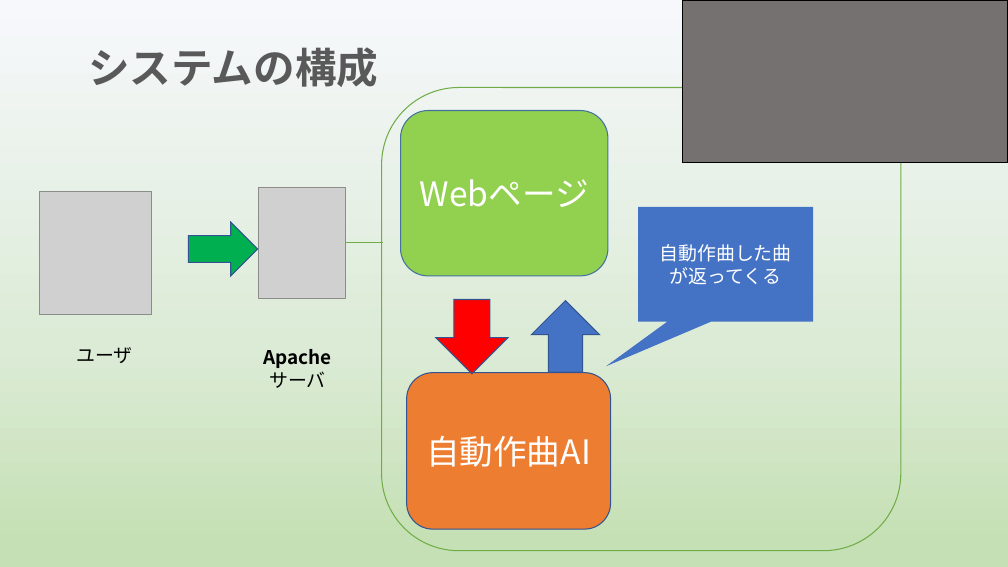
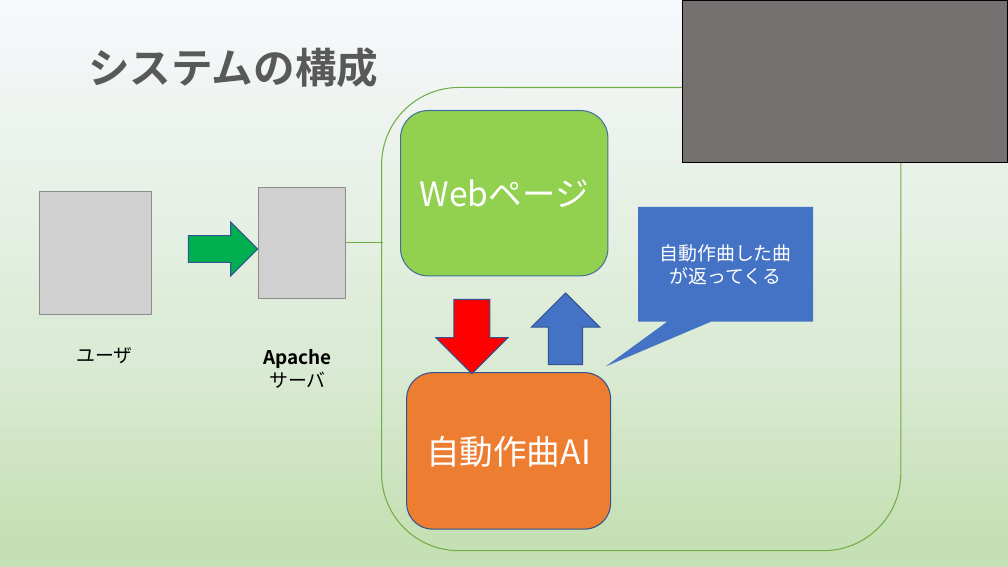
Before and after one commit to yoshitake266/bitComposer_prj, a slide deck: slide 4 of presentation/graduation/bit Composer3 .pptx (slide 6 before the commit). Drawn at 1008x567 pixels with LibreOffice and Linux fonts; fonts in the diff are those of the drawing; grey boxes stand for pictures. Boxes give left, top, right and bottom in pixels: in the first picture for what was removed or moved away, otherwise in the second. Text is boxed around its words. In the diff, an @@ line names an element or a change of style, - is before the commit and + after.

```diff
--- a/presentation/graduation/bit Composer3 .pptx
+++ b/presentation/graduation/bit Composer3 .pptx
@@ up arrow: place and size @@
-up arrow at [532, 301, 600, 373]
+up arrow at [532, 293, 600, 365]
```
Also in this commit, not shown: 3 other slides changed, 1 slide added, 2 slides removed, 2 other files.
